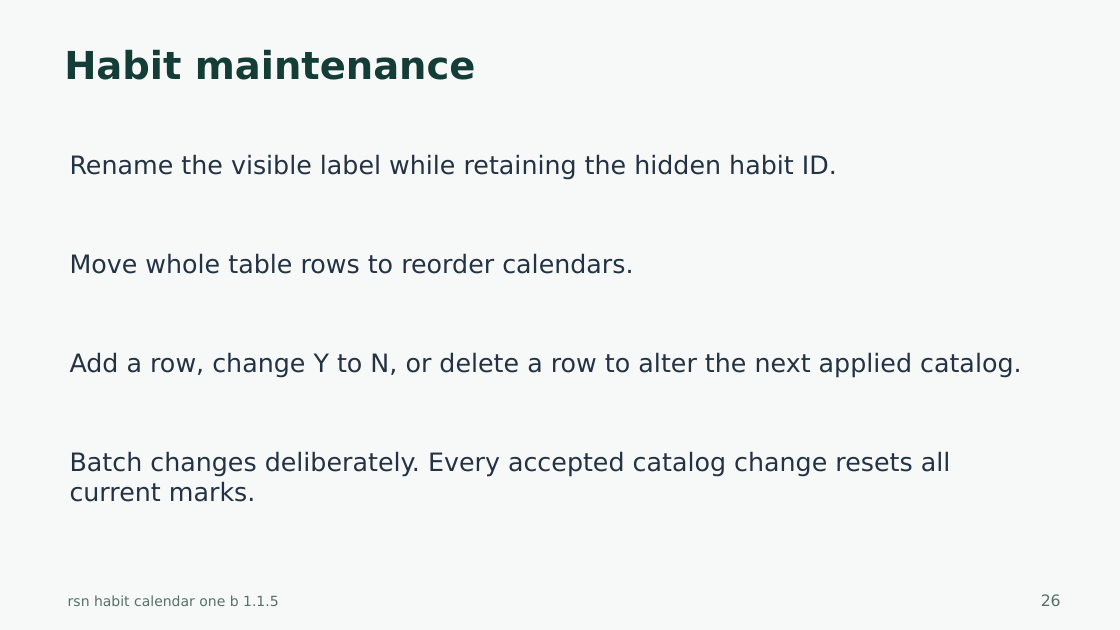
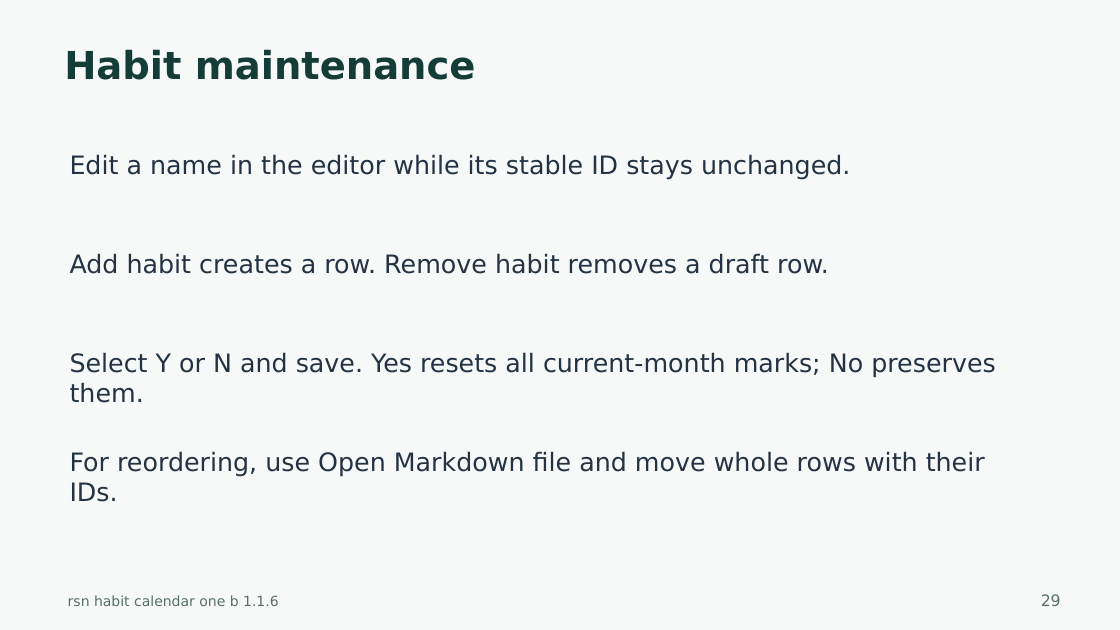
Before and after one commit to harharhari/rsn-habit-tracker-obsidian-plugin, a slide deck: slide 29 of docs/rsn-habit-calendar-one-b-tutorial.pptx (slide 26 before the commit). Drawn at 1120x630 pixels with LibreOffice and Linux fonts; fonts in the diff are those of the drawing. Boxes give left, top, right and bottom in pixels: in the first picture for what was removed or moved away, otherwise in the second. Text is boxed around its words. In the diff, an @@ line names an element or a change of style, - is before the commit and + after.

Commit message:
1. simplification of plugin 2. habit trackerversion 1.1.6 3. as on 2026-10-24

```diff
--- a/docs/rsn-habit-calendar-one-b-tutorial.pptx
+++ b/docs/rsn-habit-calendar-one-b-tutorial.pptx
@@ text at (x1=70, y1=154, x2=850, y2=180): text changed @@
-Rename the visible label while retaining the hidden habit ID.
+Edit a name in the editor while its stable ID stays unchanged.
@@ text at (x1=70, y1=253, x2=829, y2=274): text changed @@
-Move whole table rows to reorder calendars.
+Add habit creates a row. Remove habit removes a draft row.
@@ text at (x1=70, y1=352, x2=995, y2=403): text changed @@
-Add a row, change Y to N, or delete a row to alter the next applied catalog.
+Select Y or N and save. Yes resets all current-month marks; No preserves them.
@@ text at (x1=70, y1=451, x2=985, y2=502): text changed @@
-Batch changes deliberately. Every accepted catalog change resets all current marks.
+For reordering, use Open Markdown file and move whole rows with their IDs.
@@ text at (x1=68, y1=595, x2=279, y2=606): text changed @@
-rsn habit calendar one b 1.1.5
+rsn habit calendar one b 1.1.6
@@ text at (x1=1041, y1=594, x2=1061, y2=606): text changed @@
-26
+29
```
Also in this commit, not shown: 40 other slides changed, 3 slides added, 40 other files.
